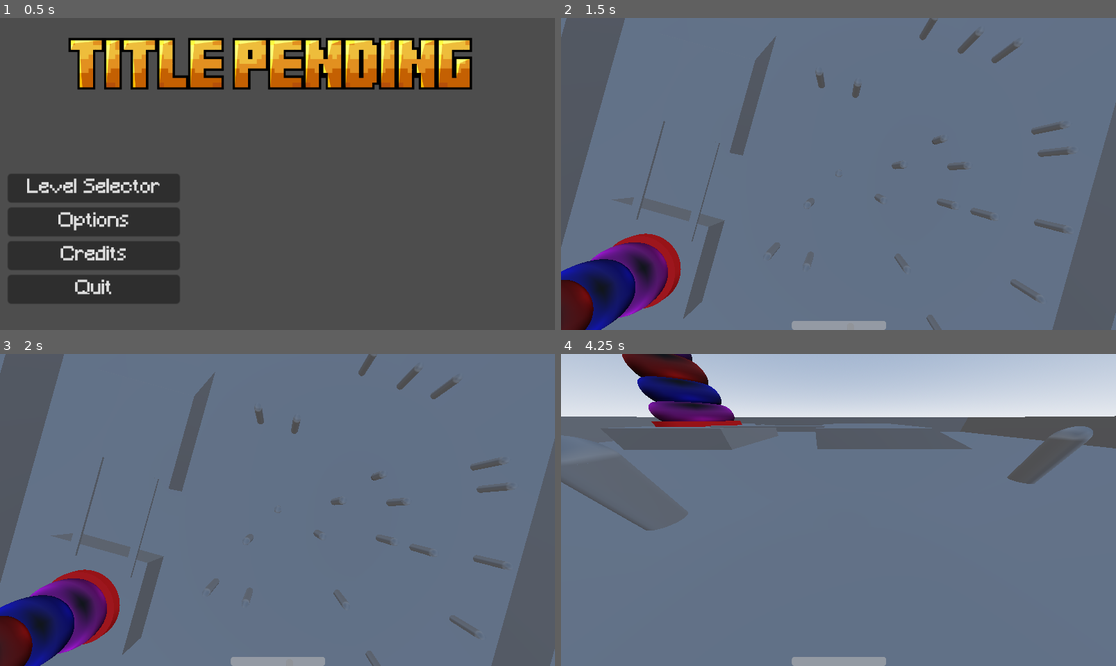
Above: before the commit, frames 1-4 (two rows, left to right).
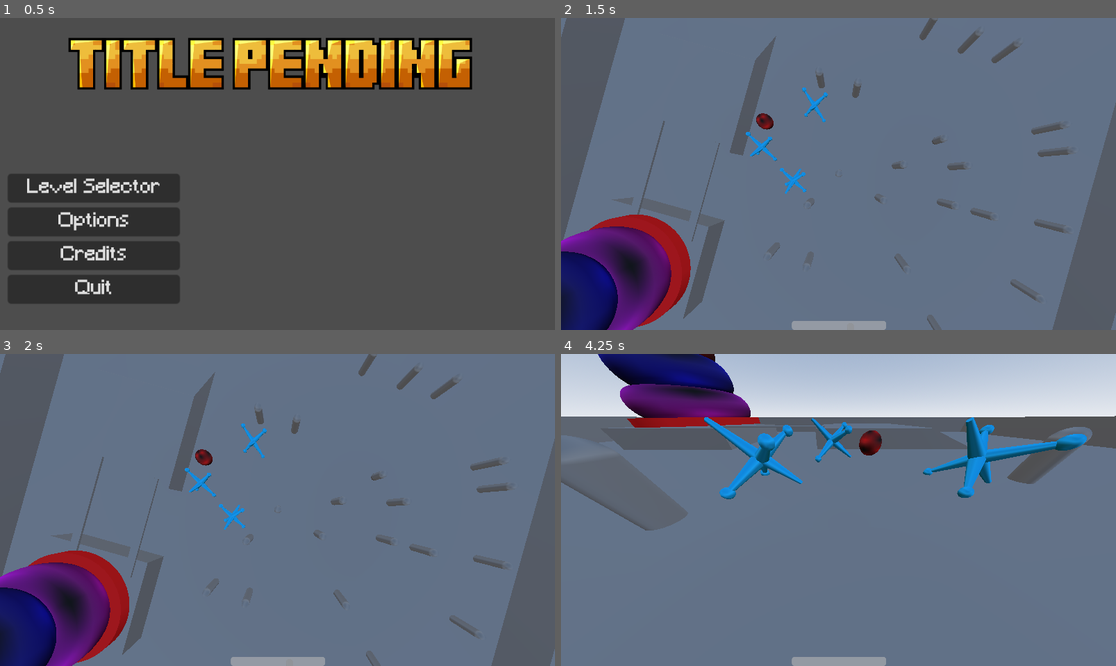
Above: after the commit, the same moments.

Repository: ravewyvern/bad-ideas-game-jam
Game: Godot game, scene res://Scenes/Menus/Main Menu.tscn
Two runs of this game, one before a commit and one after it. Both use one fixed random seed, a clock stepped at 60 frames per second and the inputs below.
Inputs (mouse positions are in pixels of both pictures, inside the frame that each line leads up to):
- Up to frame 1 (0.5 s): no input
- Up to frame 2 (1.5 s): click "Level Selector" at 0.5 s; tap Enter at 1.25 s; move the mouse to (866, 174) at 1.27 s; hold O (Move.Forward) from 1.28 s (still down); hold Tab (Toggle.TopView) from 1.28 s (still down); click (866, 174) at 1.42 s
- Up to frame 3 (2 s): keep holding O (Move.Forward); keep holding Tab (Toggle.TopView); tap Space (Move.Jump) at 1.52 s
- Up to frame 4 (4.25 s): release O (Move.Forward) at 2 s; release Tab (Toggle.TopView) at 2 s; tap Space (Move.Jump) at 2, 3.77 s; drag from (727, 525) to (810, 572) at 2.02 s; tap Enter at 2.75 s; move the mouse to (894, 441) at 2.77 s; hold , (Move.Right) 2.78-3.53 s; hold Tab (Toggle.TopView) 2.78-3.53 s; move the mouse to (832, 516) at 3.52 s; hold O (Move.Forward) from 3.53 s (still down); click (832, 516) at 3.6 s

Frame 1 is identical in both runs. In frame 2, 6.3% of the frame differs, in the area x 0-71%, y 20-100%; in frame 3, 6.3%; in frame 4, 7.7%, in the area x 0-96%, y 0-57%.

Commit message:
Jack and Ball

Diff:
--- /dev/null
+++ b/Assets/Models/ball.tscn
@@ -0,0 +1,22 @@
+[gd_scene format=3 uid="uid://doq1n4d7uq7tg"]
+
+[sub_resource type="SphereMesh" id="SphereMesh_fvmuc"]
+
+[sub_resource type="CompressedTexture2D" id="CompressedTexture2D_00oik"]
+
+[sub_resource type="StandardMaterial3D" id="StandardMaterial3D_jmuks"]
+albedo_color = Color(1, 0, 0, 1)
+albedo_texture = SubResource("CompressedTexture2D_00oik")
+
+[sub_resource type="SphereShape3D" id="SphereShape3D_fvmuc"]
+
+[node name="Ball" type="RigidBody3D" unique_id=169447383]
+
+[node name="MeshInstance3D" type="MeshInstance3D" parent="." unique_id=995564499]
+transform = Transform3D(1, 0, 0, 0, 1, 0, 0, 0, 1, 0, 0.41881967, 0)
+mesh = SubResource("SphereMesh_fvmuc")
+surface_material_override/0 = SubResource("StandardMaterial3D_jmuks")
+
+[node name="CollisionShape3D" type="CollisionShape3D" parent="." unique_id=2118123478]
+transform = Transform3D(1, 0, 0, 0, 1, 0, 0, 0, 1, 0, 0.41843414, 0)
+shape = SubResource("SphereShape3D_fvmuc")
--- /dev/null
+++ b/Assets/Models/jack.tscn
@@ -0,0 +1,73 @@
+[gd_scene format=3 uid="uid://c51e164i646x0"]
+
+[sub_resource type="CylinderMesh" id="CylinderMesh_r4o74"]
+top_radius = 0.1
+bottom_radius = 0.3
+
+[sub_resource type="StandardMaterial3D" id="StandardMaterial3D_m5pl6"]
+albedo_color = Color(0, 0.73333335, 1, 1)
+
+[sub_resource type="SphereMesh" id="SphereMesh_lxpsl"]
+
+[sub_resource type="StandardMaterial3D" id="StandardMaterial3D_47l5n"]
+albedo_color = Color(0, 0.73333335, 1, 1)
+
+[sub_resource type="BoxShape3D" id="BoxShape3D_r4o74"]
+size = Vector3(1, 0.93722534, 1.1314087)
+
+[node name="Jack" type="RigidBody3D" unique_id=346711695]
+transform = Transform3D(1, 0, 0, 0, 1, 0, 0, 0, 1, 0, 0.1740298, 0)
+
+[node name="MeshInstance3D" type="MeshInstance3D" parent="." unique_id=1210280065]
+transform = Transform3D(0.6905164, -0.51238084, 0.51054186, 0.7233168, 0.48914587, -0.48739028, 0, 0.70583445, 0.7083768, -1.1361444, 1.9401294, -0.027990606)
+mesh = SubResource("CylinderMesh_r4o74")
+surface_material_override/0 = SubResource("StandardMaterial3D_m5pl6")
+
+[node name="MeshInstance3D2" type="MeshInstance3D" parent="." unique_id=262548509]
+transform = Transform3D(0.6908824, 0.72296715, 0, -0.72296715, 0.6908824, 0, 0, 0, 1, 0.11599606, 2.2100575, -0.7227318)
+mesh = SubResource("CylinderMesh_r4o74")
+surface_material_override/0 = SubResource("StandardMaterial3D_m5pl6")
+
+[node name="MeshInstance3D3" type="MeshInstance3D" parent="." unique_id=540028551]
+transform = Transform3D(-0.21204181, -0.6298207, 0.7472377, -0.9067529, 0.4119631, 0.08992243, -0.36446947, -0.6584925, -0.65844506, -1.3549578, 1.9241904, -1.4033484)
+mesh = SubResource("CylinderMesh_r4o74")
+surface_material_override/0 = SubResource("StandardMaterial3D_m5pl6")
+
+[node name="MeshInstance3D4" type="MeshInstance3D" parent="." unique_id=1899074986]
+transform = Transform3D(0.4469493, 0.49212977, 0.74702394, 0.80182886, -0.5906408, -0.09063259, 0.3966199, 0.63949335, -0.6585902, -0.18723623, 0.89751035, -0.07316552)
+mesh = SubResource("CylinderMesh_r4o74")
+surface_material_override/0 = SubResource("StandardMaterial3D_m5pl6")
+
+[node name="MeshInstance3D5" type="MeshInstance3D" parent="." unique_id=896468918]
+transform = Transform3D(-0.61932683, -0.78513324, 0, 0.78513324, -0.61932683, 0, 0, 0, 1, -1.5394382, 0.8219581, -0.7227318)
+mesh = SubResource("CylinderMesh_r4o74")
+surface_material_override/0 = SubResource("StandardMaterial3D_m5pl6")
+
+[node name="MeshInstance3D6" type="MeshInstance3D" parent="." unique_id=608382203]
+transform = Transform3D(-0.68712103, 0.5169252, 0.51054186, -0.72652805, -0.48436317, -0.48739028, -0.004656732, -0.70581913, 0.7083769, -0.056417465, 0.9295635, -1.5014801)
+mesh = SubResource("CylinderMesh_r4o74")
+surface_material_override/0 = SubResource("StandardMaterial3D_m5pl6")
+
+[node name="MeshInstance3D7" type="MeshInstance3D" parent="." unique_id=471469055]
+transform = Transform3D(0.5, 0, 0, 0, 0.5, 0, 0, 0, 0.5, 0.31057325, 0.28197736, 0.5578182)
+mesh = SubResource("SphereMesh_lxpsl")
+surface_material_override/0 = SubResource("StandardMaterial3D_47l5n")
+
+[node name="MeshInstance3D8" type="MeshInstance3D" parent="." unique_id=309901052]
+transform = Transform3D(0.5, 0, 0, 0, 0.5, 0, 0, 0, 0.5, -1.901222, 2.3091376, -1.9973965)
+mesh = SubResource("SphereMesh_lxpsl")
+surface_material_override/0 = SubResource("StandardMaterial3D_47l5n")
+
+[node name="MeshInstance3D9" type="MeshInstance3D" parent="." unique_id=2834652]
+transform = Transform3D(0.5, 0, 0, 0, 0.5, 0, 0, 0, 0.5, -1.7075894, 2.4330072, 0.695791)
+mesh = SubResource("SphereMesh_lxpsl")
+surface_material_override/0 = SubResource("StandardMaterial3D_47l5n")
+
+[node name="MeshInstance3D10" type="MeshInstance3D" parent="." unique_id=1835260136]
+transform = Transform3D(0.5, 0, 0, 0, 0.5, 0, 0, 0, 0.5, 0.46576956, 0.43911117, -2.1872475)
+mesh = SubResource("SphereMesh_lxpsl")
+surface_material_override/0 = SubResource("StandardMaterial3D_47l5n")
+
+[node name="CollisionShape3D" type="CollisionShape3D" parent="." unique_id=1239088219]
+transform = Transform3D(3, 0, 0, 0, 3, 0, 0, 0, 3, -0.6657332, 1.573288, -0.87469196)
+shape = SubResource("BoxShape3D_r4o74")
--- a/Scenes/Maps/Game.tscn
+++ b/Scenes/Maps/Game.tscn
@@ -6,6 +6,8 @@
 [ext_resource type="PackedScene" uid="uid://cs6eq0y3clcge" path="res://Assets/Models/Test-Obstical.tscn" id="4_h5rip"]
 [ext_resource type="PackedScene" uid="uid://mxb5i818y2a" path="res://Assets/Models/Bridge_Test.tscn" id="5_r13up"]
 [ext_resource type="PackedScene" uid="uid://bylwlafm4f32a" path="res://Assets/Models/stack_game.tscn" id="6_fgv2n"]
+[ext_resource type="PackedScene" uid="uid://c51e164i646x0" path="res://Assets/Models/jack.tscn" id="7_01cpk"]
+[ext_resource type="PackedScene" uid="uid://doq1n4d7uq7tg" path="res://Assets/Models/ball.tscn" id="8_h5rip"]
 
 [node name="Game" type="Node3D" unique_id=1578828073]
 transform = Transform3D(0.99997985, -0.005666307, -0.0028541835, 0.0056724614, 0.9999815, 0.0021514683, 0.0028419334, -0.002167624, 0.9999936, 0, 0, 0)
@@ -100,4 +102,16 @@
 transform = Transform3D(1, 0, 0, 0, 1, 0, 0, 0, 1, -0.80628633, -0.0093096495, 7.5089464)
 
 [node name="Stack Game" parent="." unique_id=768094112 instance=ExtResource("6_fgv2n")]
-transform = Transform3D(2, 0, 0, 0, 2, 0, 0, 0, 2, 18.413847, 2.7811975, 20.532808)
+transform = Transform3D(3, 0, 0, 0, 3, 0, 0, 0, 3, 18.413847, 3.0331511, 21.478836)
+
+[node name="Jack" parent="." unique_id=346711695 instance=ExtResource("7_01cpk")]
+transform = Transform3D(1, 0, 0, 0, 0.9993354, 0.03645185, 0, -0.03645185, 0.9993354, -3.7999826e-09, 0.47765842, 11.574196)
+
+[node name="Jack" parent="Jack" unique_id=1323550411 instance=ExtResource("7_01cpk")]
+transform = Transform3D(1, 0, 0, 0, 0.9993354, 0.03645185, 0, -0.03645185, 0.9993354, -7.2250085, 0.10003713, -5.1920033)
+
+[node name="Jack2" parent="Jack" unique_id=1666270736 instance=ExtResource("7_01cpk")]
+transform = Transform3D(1, 0, 0, 0, 0.9993354, 0.03645185, 0, -0.03645185, 0.9993354, 3.1999059, 0.10003713, -5.1920033)
+
+[node name="Ball" parent="." unique_id=169447383 instance=ExtResource("8_h5rip")]
+transform = Transform3D(2, 0, 0, 0, 2, 0, 0, 0, 2, -4.1065345, 0.5737765, 11.637596)
